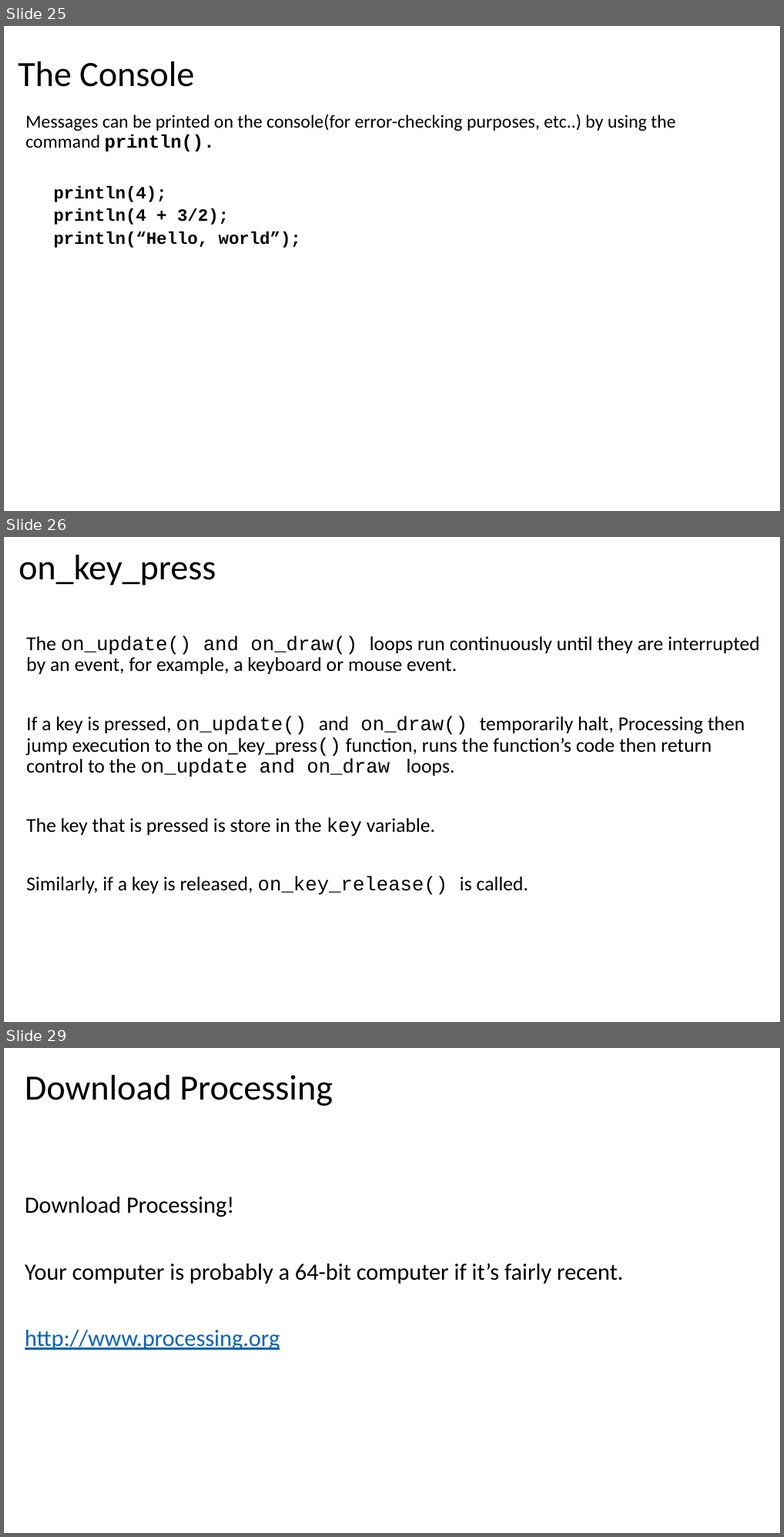
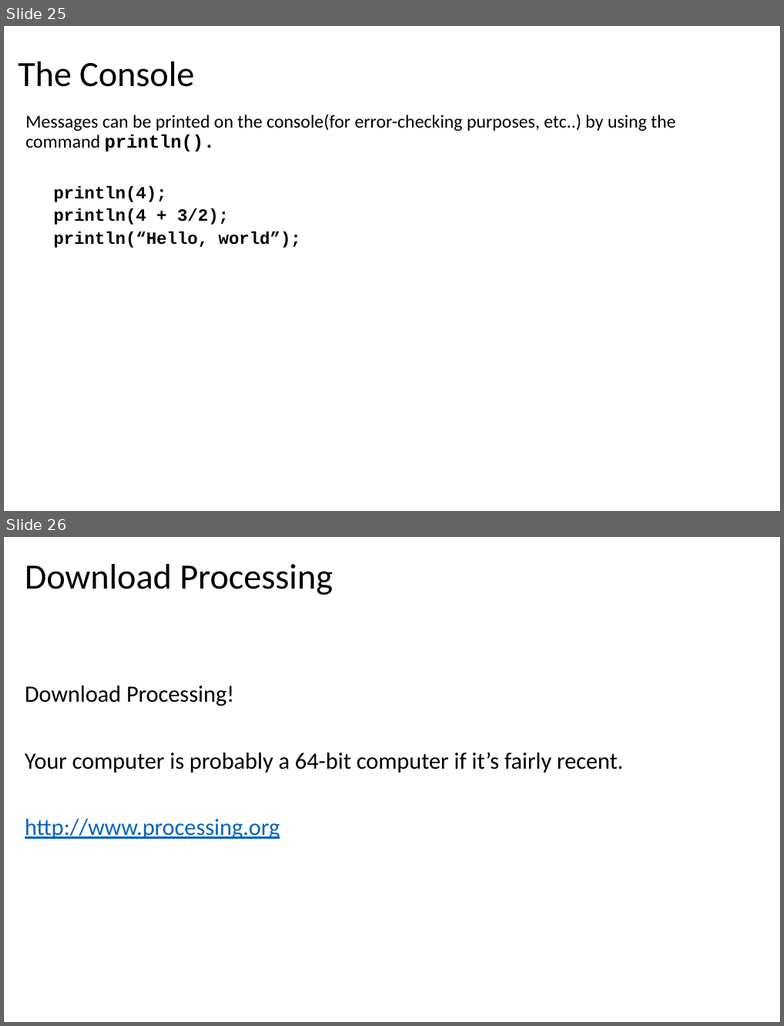
Before and after one commit to LongBaoNguyen/longbaonguyen.github.io, a slide deck: courses/apcsp/processing_arcade/processing1.pptx. Shown one above the other, each under a label of ours: slides 25, 26 and 29 before the commit, slides 25 and 26 after it; the slides between them are not shown. The pictures are 784x1537 and 784x1026 pixels, drawn with LibreOffice and Linux fonts; fonts in the diff are those of the drawing. Boxes give left, top, right and bottom in pixels: in the first picture for what was removed or moved away, otherwise in the second. Text is boxed around its words. In the diff, an @@ line names an element or a change of style, - is before the commit and + after.

```diff
--- a/courses/apcsp/processing_arcade/processing1.pptx
+++ b/courses/apcsp/processing_arcade/processing1.pptx
@@ slide 26 removed at bbox=[4, 537, 780, 1022], background #FFFFFF @@
@@ title removed at bbox=[19, 555, 216, 586] @@
-on_key_press
@@ text removed at bbox=[26, 636, 760, 895] @@
-The on_update() and on_draw() loops run continuously until they are interrupted by an event, for example, a keyboard or mouse event.
-If a key is pressed, on_update() and on_draw() temporarily halt, Processing then jump execution to the on_key_press() function, runs the function’s code then return control to the on_update and on_draw loops.
-The key that is pressed is store in the key variable.
-Similarly, if a key is released, on_key_release() is called.
@@ what was slide 29 is now slide 26 @@
```
Also in this commit, not shown: 1 slide changed, 1 slide added, 2 other slides removed, 7 other files.
